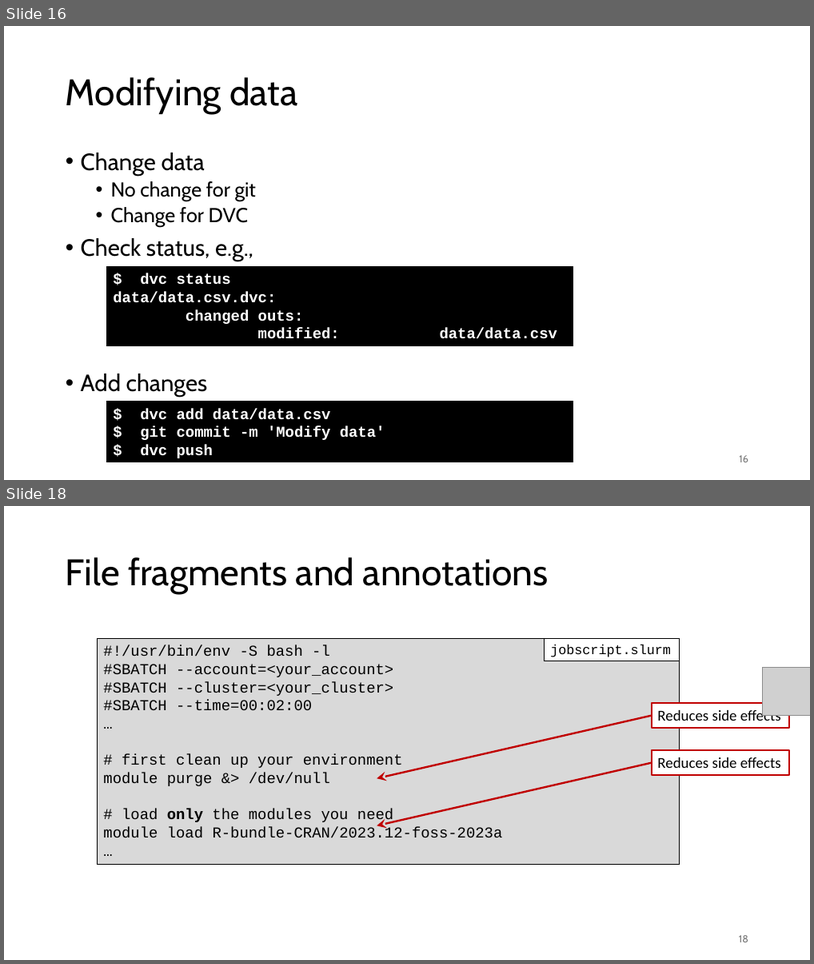
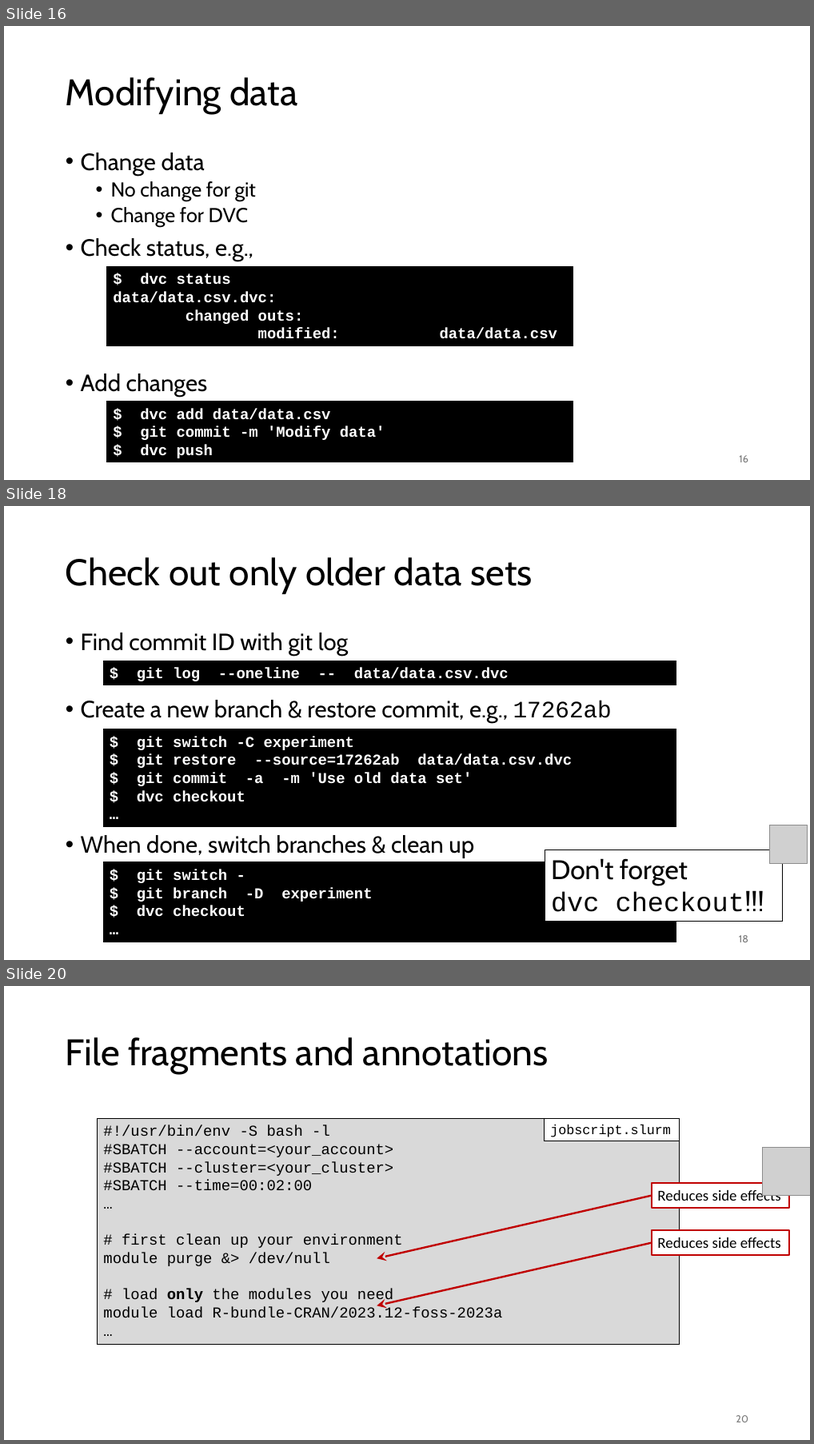
Before and after one commit to gjbex/MLOps-on-HPC, a slide deck: mlops_on_hpc.pptx. Shown one above the other, each under a label of ours: slides 16 and 18 before the commit, slides 16, 18 and 20 after it; the slides between them are not shown. The pictures are 814x964 and 814x1444 pixels, drawn with LibreOffice and Linux fonts; fonts in the diff are those of the drawing; grey boxes stand for pictures. Boxes give left, top, right and bottom in pixels: in the first picture for what was removed or moved away, otherwise in the second. Text is boxed around its words. In the diff, an @@ line names an element or a change of style, - is before the commit and + after.

Commit message:
Add slide on selective checkout

```diff
--- a/mlops_on_hpc.pptx
+++ b/mlops_on_hpc.pptx
@@ slide 18 added at [4,506,810,960], background #FFFFFF @@
@@ title added at [66,557,532,594], 44 pt, text #000000 @@
+Check out only older data sets
@@ text added at [81,632,612,858], 28 pt, text #000000 @@
+• Find commit ID with git log
+• Create a new branch & restore commit, e.g., 17262ab
+• When done, switch branches & clean up
@@ rectangle added at [103,660,676,684], fill #000000, outline #000000 0.75 pt, 18 pt, text #FFFFFF, bold @@
+$ git log --oneline -- data/data.csv.dvc
@@ rectangle added at [103,728,676,827], fill #000000, outline #000000 0.75 pt, 18 pt, text #FFFFFF, bold @@
+$ git switch -C experiment
+$ git restore --source=17262ab data/data.csv.dvc
+$ git commit -a -m 'Use old data set'
+$ dvc checkout
+…
@@ picture added at [770,825,808,864] @@
@@ rectangle added at [103,862,676,941], fill #000000, outline #000000 0.75 pt, 18 pt, text #FFFFFF, bold @@
+$ git switch -
+$ git branch -D experiment
+$ dvc checkout
+…
@@ rectangle added at [546,850,783,921], fill #FFFFFF, outline #000000 0.75 pt, 32 pt, text #000000 @@
+Don't forget
+dvc checkout!!!
@@ page number added at [739,935,749,942], 12 pt, text #797979 @@
+18
@@ what was slide 18 is now slide 20 @@
@@ page number at [736,1415,749,1422]: text changed @@
-18
+20
```
Also in this commit, not shown: 1 slide changed, 1 other slide added.
